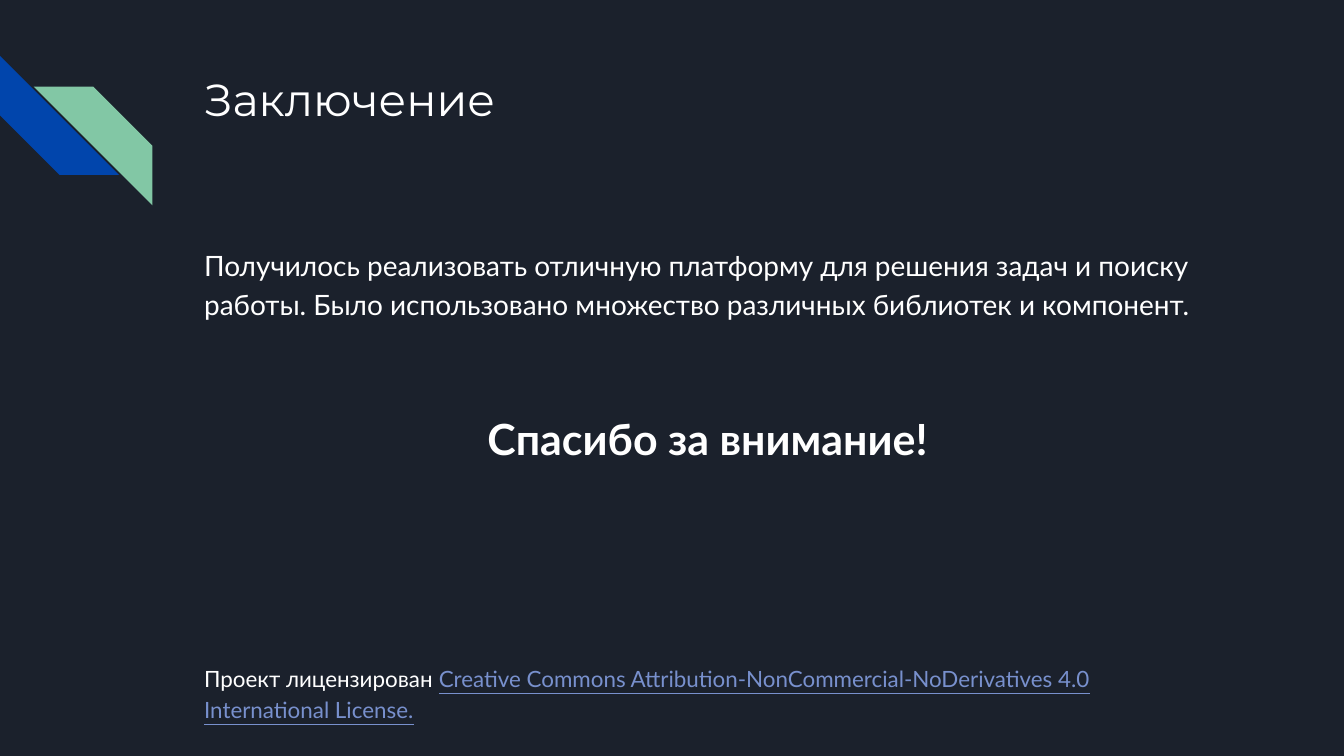
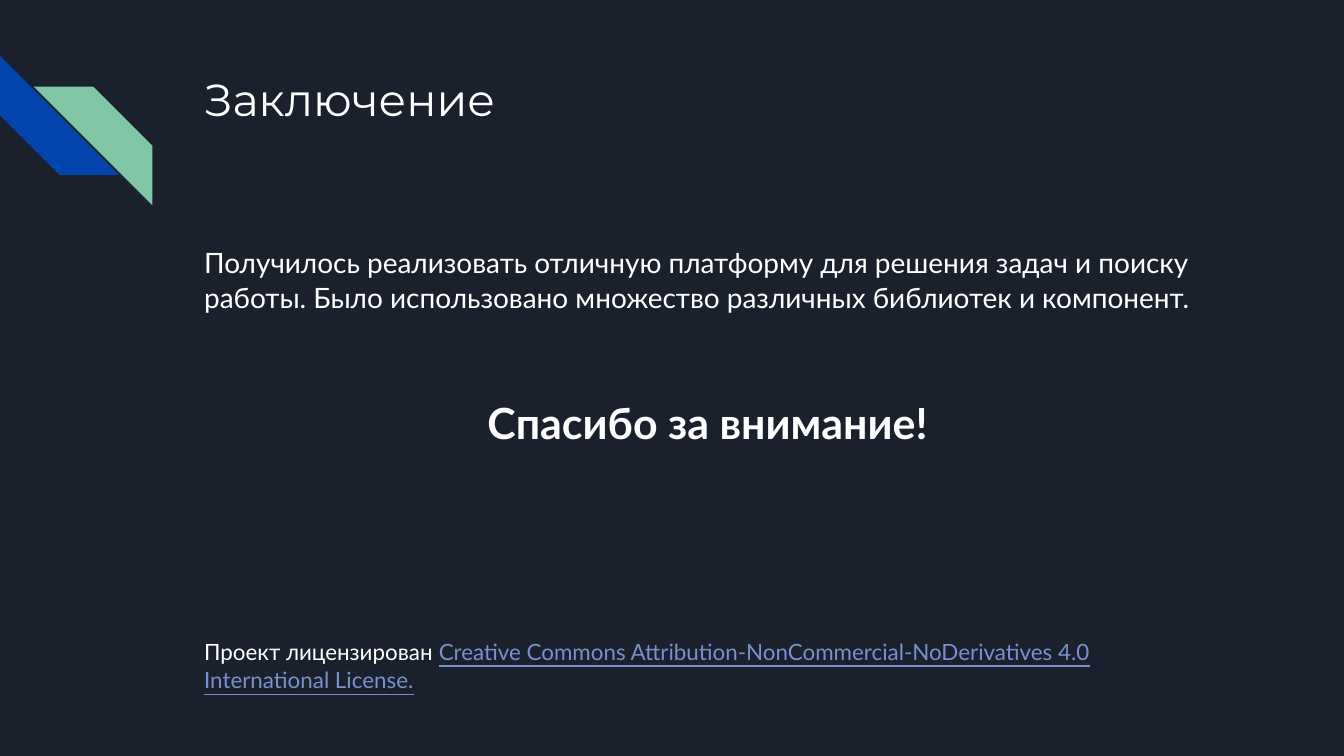
Before and after one commit to spike1236/WnSOJ, a slide deck: slide 11 of presentation_ru.pptx. Drawn at 1344x756 pixels with LibreOffice and Linux fonts; fonts in the diff are those of the drawing. Boxes give left, top, right and bottom in pixels: in the first picture for what was removed or moved away, otherwise in the second. Text is boxed around its words. In the diff, an @@ line names an element or a change of style, - is before the commit and + after.

```diff
--- a/presentation_ru.pptx
+++ b/presentation_ru.pptx
@@ text "Получилось реализовать отличную платформу для ..." at <box>204,253,1189,688</box>: line spacing 1.15 to 1.05 @@
```
Also in this commit, not shown: 1 other slide changed, 1 other file.
